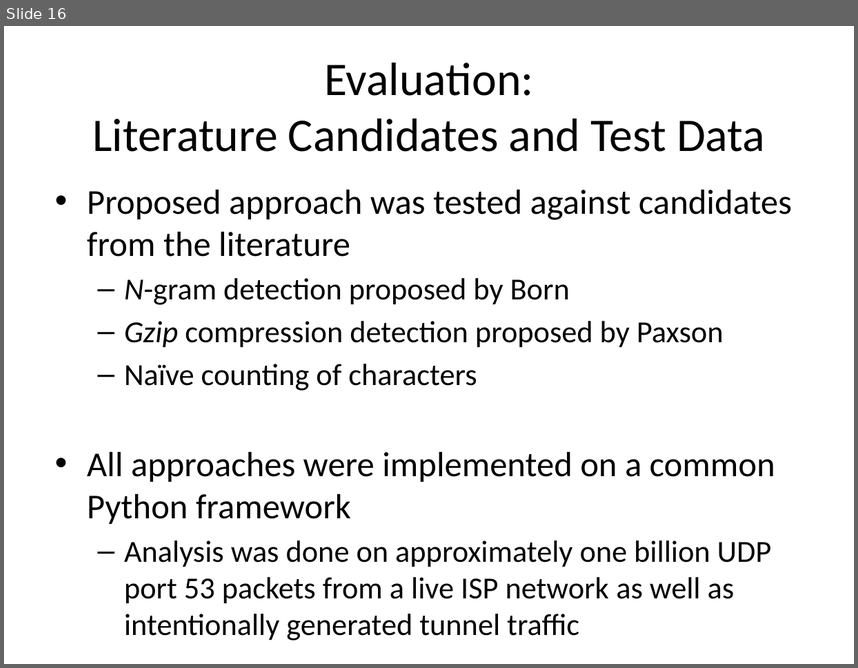
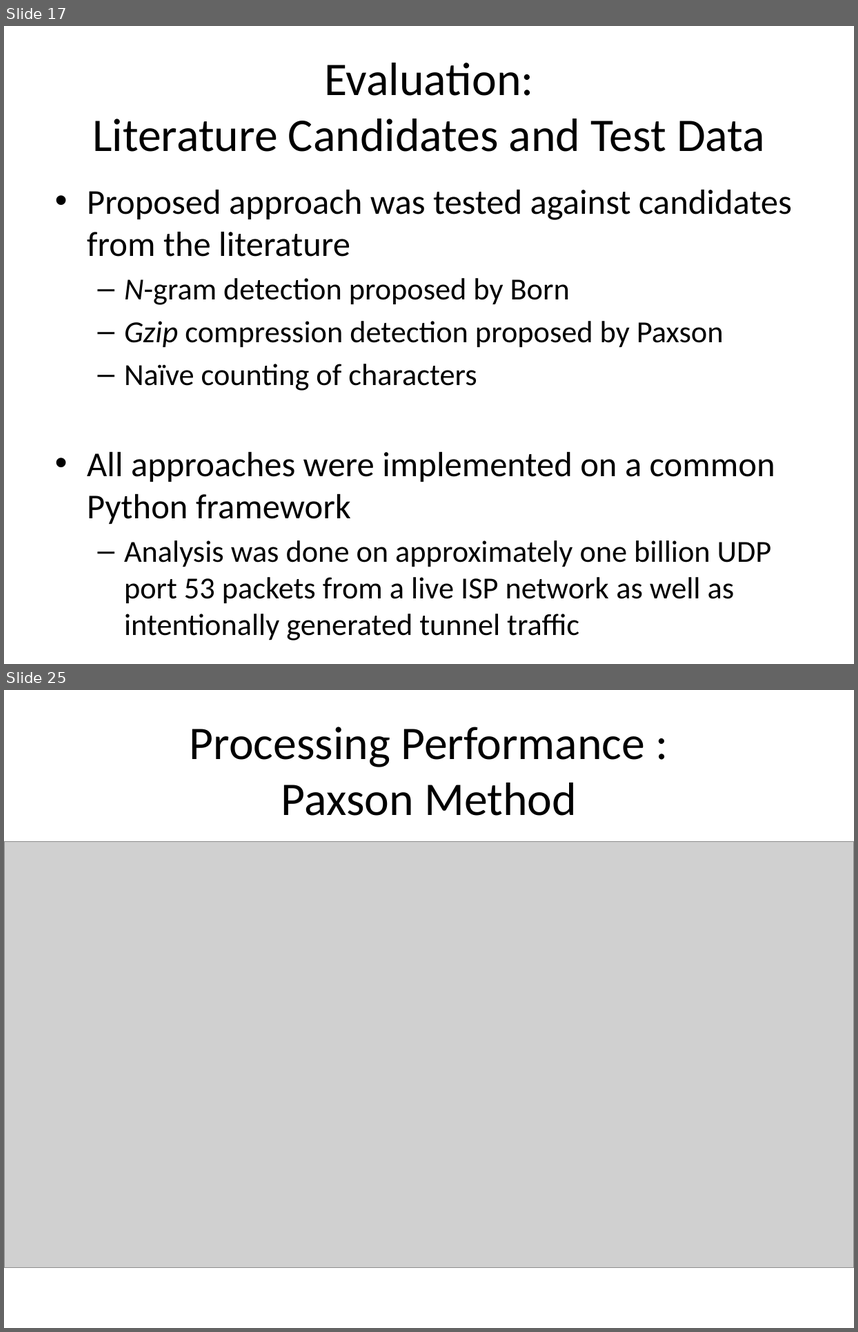
Before and after one commit to Riebart/MSc-Thesis, a slide deck: Defense.pptx. Shown one above the other, each under a label of ours: slide 16 before the commit, slides 17 and 25 after it; the slides between them are not shown. The pictures are 858x668 and 858x1332 pixels, drawn with LibreOffice and Linux fonts; fonts in the diff are those of the drawing; grey boxes stand for pictures. Boxes give left, top, right and bottom in pixels: in the first picture for what was removed or moved away, otherwise in the second. Text is boxed around its words. In the diff, an @@ line names an element or a change of style, - is before the commit and + after.

```diff
--- a/Defense.pptx
+++ b/Defense.pptx
@@ slide 25 added at [4, 690, 854, 1328], background #FFFFFF @@
@@ title added at [190, 727, 645, 816], 39.6 pt, text #000000 @@
+Processing Performance :
+Paxson Method
@@ picture added at [4, 841, 854, 1268] @@
@@ what was slide 16 is now slide 17 @@
```
Also in this commit, not shown: 2 slides changed, 27 other slides added.
